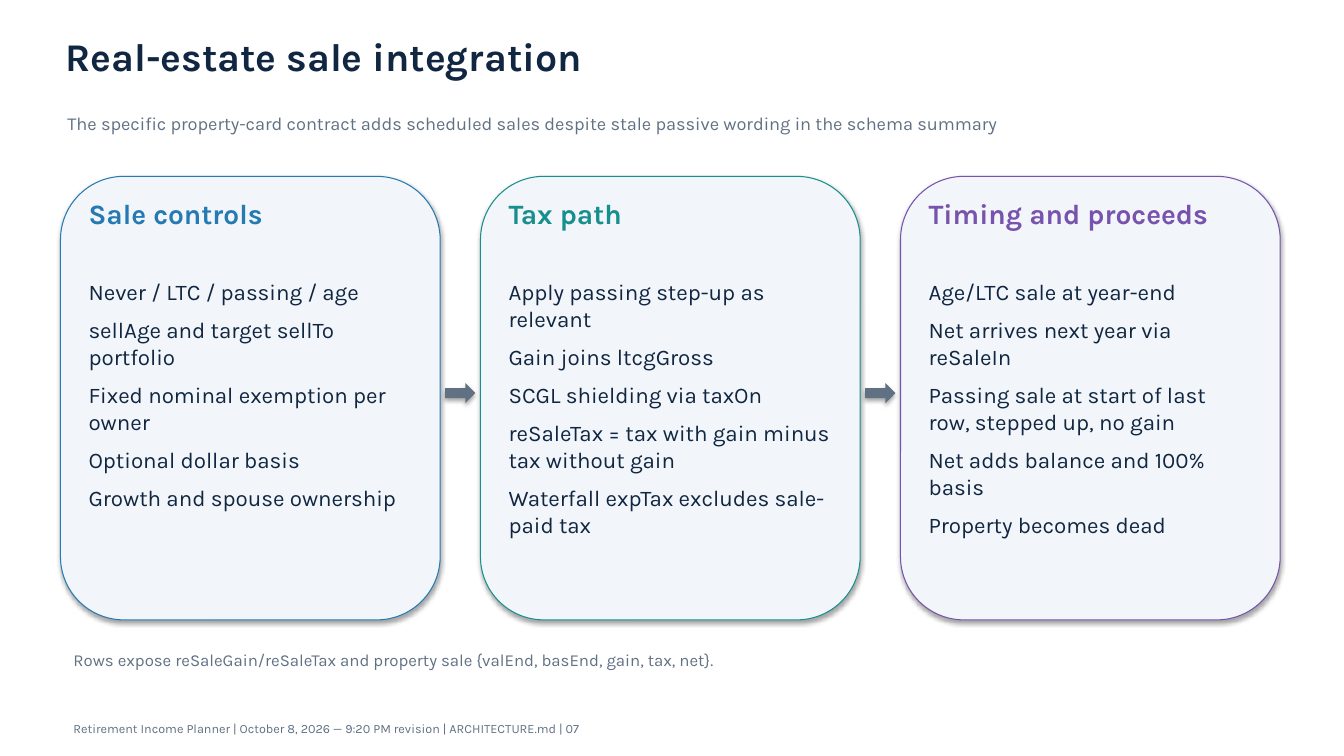
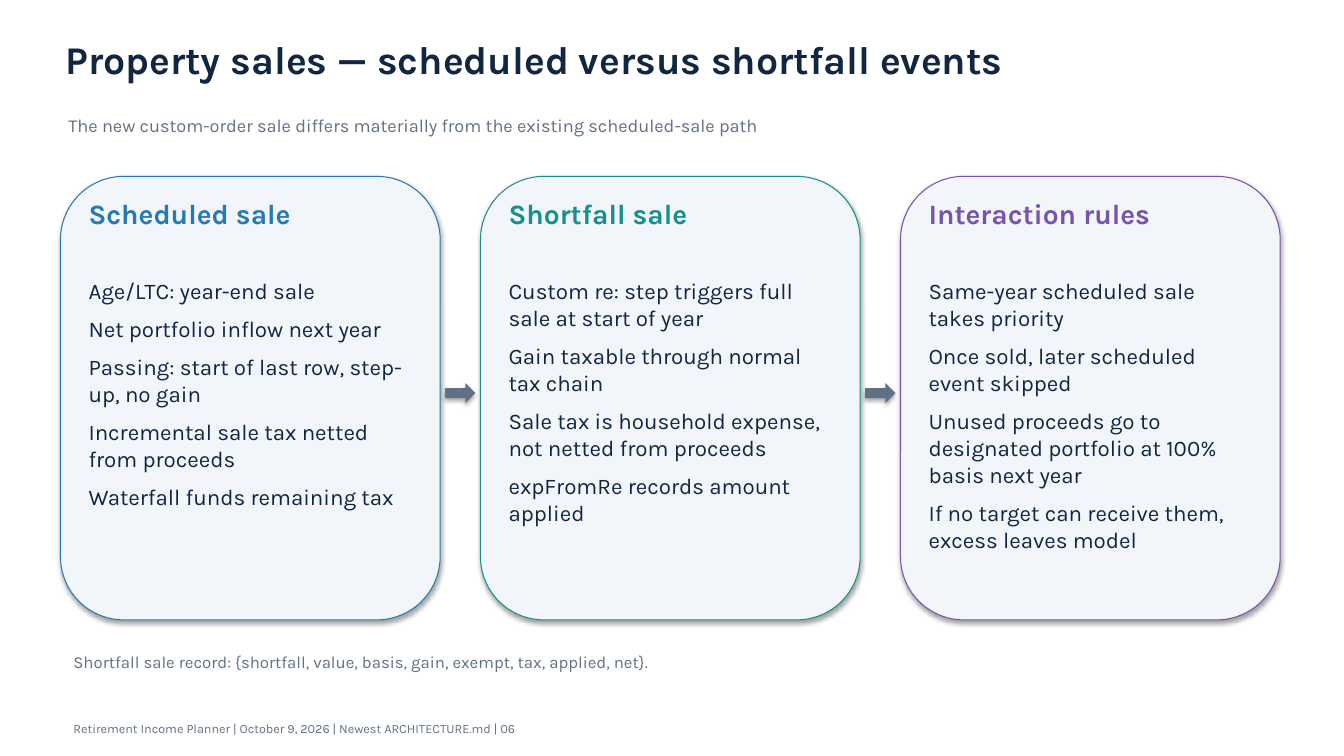
Before and after one commit to howardc64/retirefin, a slide deck: slide 6 of docs/retirement_income_planner_architecture.pptx (slide 7 before the commit). Drawn at 1344x756 pixels with LibreOffice and Linux fonts; fonts in the diff are those of the drawing. Boxes give left, top, right and bottom in pixels: in the first picture for what was removed or moved away, otherwise in the second. Text is boxed around its words. In the diff, an @@ line names an element or a change of style, - is before the commit and + after.

```diff
--- a/docs/retirement_income_planner_architecture.pptx
+++ b/docs/retirement_income_planner_architecture.pptx
@@ text at box(65, 47, 1002, 84): text changed @@
-Real-estate sale integration
+Property sales — scheduled versus shortfall events
@@ text at box(68, 119, 757, 137): text changed @@
-The specific property-card contract adds scheduled sales despite stale passive wording in the schema summary
+The new custom-order sale differs materially from the existing scheduled-sale path
@@ text at box(89, 204, 291, 225): text changed @@
-Sale controls
+Scheduled sale
@@ text at box(509, 204, 688, 225): text changed @@
-Tax path
+Shortfall sale
@@ text at box(929, 204, 1150, 225): text changed @@
-Timing and proceeds
+Interaction rules
@@ text at box(89, 282, 402, 511): text changed @@
-Never / LTC / passing / age
-sellAge and target sellTo portfolio
-Fixed nominal exemption per owner
-Optional dollar basis
-Growth and spouse ownership
+Age/LTC: year-end sale
+Net portfolio inflow next year
+Passing: start of last row, step-up, no gain
+Incremental sale tax netted from proceeds
+Waterfall funds remaining tax
@@ text at box(509, 283, 820, 527): text changed @@
-Apply passing step-up as relevant
-Gain joins ltcgGross
-SCGL shielding via taxOn
-reSaleTax = tax with gain minus tax without gain
-Waterfall expTax excludes sale-paid tax
+Custom re: step triggers full sale at start of year
+Gain taxable through normal tax chain
+Sale tax is household expense, not netted from proceeds
+expFromRe records amount applied
@@ text at box(929, 283, 1224, 549): text changed @@
-Age/LTC sale at year-end
-Net arrives next year via reSaleIn
-Passing sale at start of last row, stepped up, no gain
-Net adds balance and 100% basis
-Property becomes dead
+Same-year scheduled sale takes priority
+Once sold, later scheduled event skipped
+Unused proceeds go to designated portfolio at 100% basis next year
+If no target can receive them, excess leaves model
@@ text at box(73, 655, 648, 672): text changed @@
-Rows expose reSaleGain/reSaleTax and property sale {valEnd, basEnd, gain, tax, net}.
+Shortfall sale record: {shortfall, value, basis, gain, exempt, tax, applied, net}.
@@ text at box(73, 724, 515, 734): text changed @@
-Retirement Income Planner | October 8, 2026 — 9:20 PM revision | ARCHITECTURE.md | 07
+Retirement Income Planner | October 9, 2026 | Newest ARCHITECTURE.md | 06
```
Also in this commit, not shown: 8 other slides changed, 6 slides added, 6 slides removed, 6 other files.
